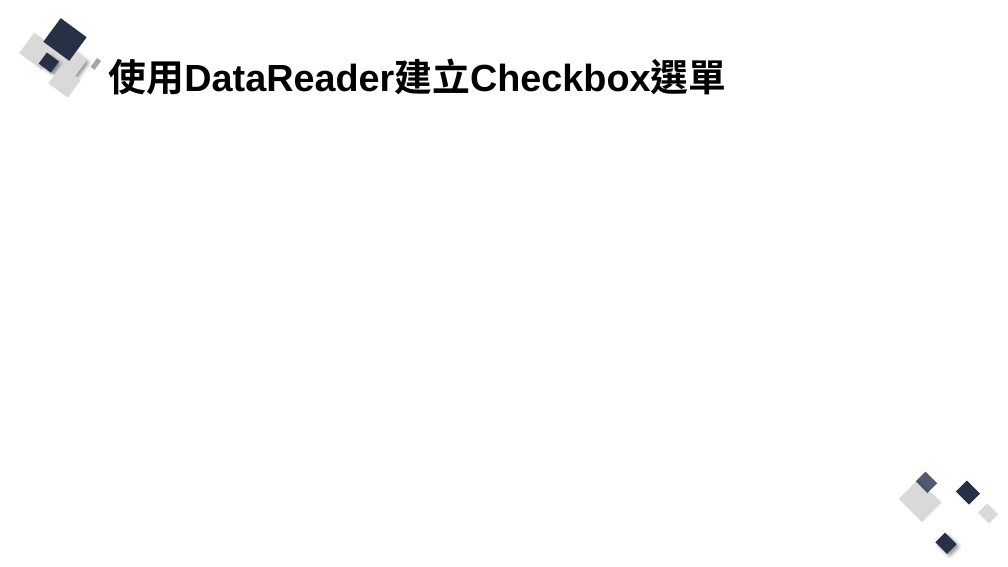
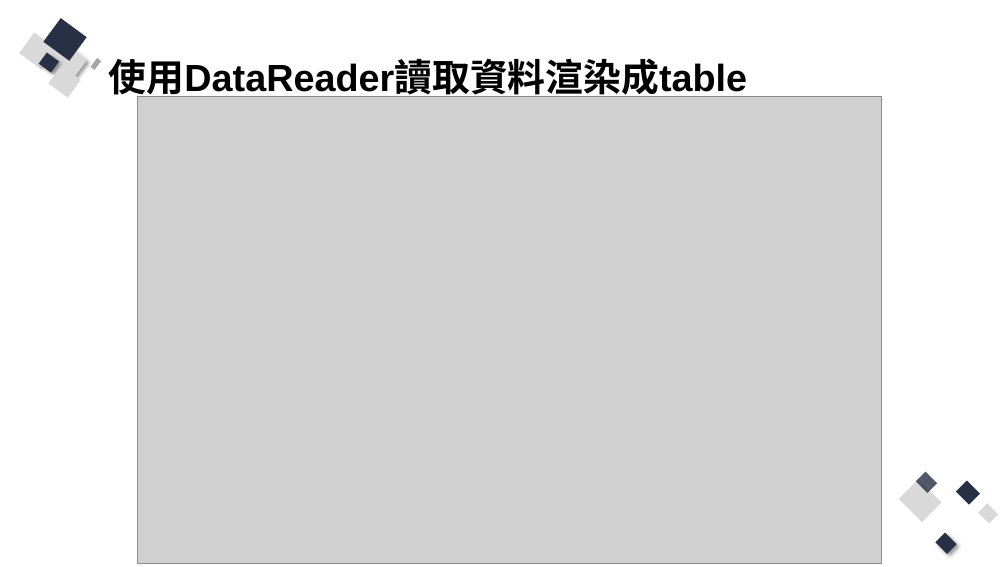
Before and after one commit to Q81JIAXIONG/-, a slide deck: slide 42 of 投影片/3.網站程式與資料庫溝通、互動.pptx (slide 41 before the commit). Drawn at 1008x567 pixels with LibreOffice and Linux fonts; fonts in the diff are those of the drawing; grey boxes stand for pictures. Boxes give left, top, right and bottom in pixels: in the first picture for what was removed or moved away, otherwise in the second. Text is boxed around its words. In the diff, an @@ line names an element or a change of style, - is before the commit and + after.

```diff
--- a/投影片/3.網站程式與資料庫溝通、互動.pptx
+++ b/投影片/3.網站程式與資料庫溝通、互動.pptx
@@ title at (109, 58, 747, 102): text changed @@
-使用DataReader建立Checkbox選單
+使用DataReader讀取資料渲染成table
@@ picture added at (138, 97, 882, 563) @@
```
Also in this commit, not shown: 1 other slide changed, 3 slides added, 3 slides removed, 8 other files.
